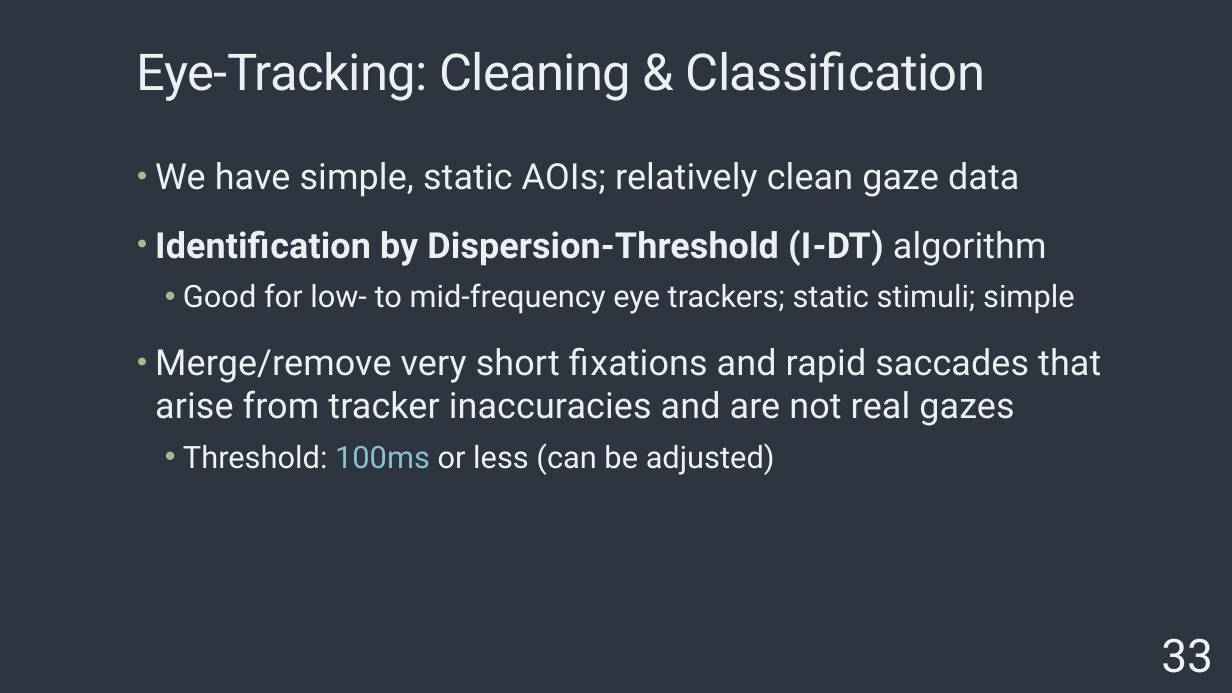
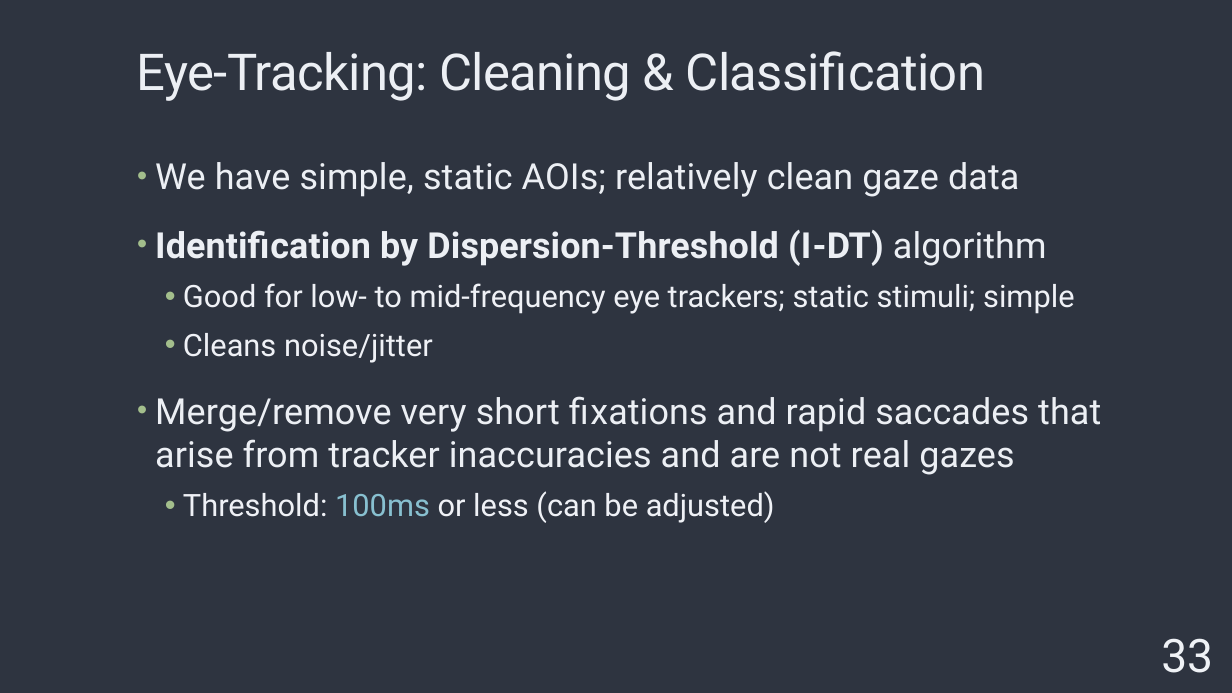
Before and after one commit to partigabor/pcibex-hun, a slide deck: slide 33 of hun.pptx. Drawn at 1232x693 pixels with LibreOffice and Linux fonts; fonts in the diff are those of the drawing. Boxes give left, top, right and bottom in pixels: in the first picture for what was removed or moved away, otherwise in the second. Text is boxed around its words. In the diff, an @@ line names an element or a change of style, - is before the commit and + after.

```diff
--- a/hun.pptx
+++ b/hun.pptx
@@ text at <box>183,333,433,363</box>: paragraph added @@
+  • Cleans noise/jitter
```
Also in this commit, not shown: 3 other slides changed, 21 other files.
